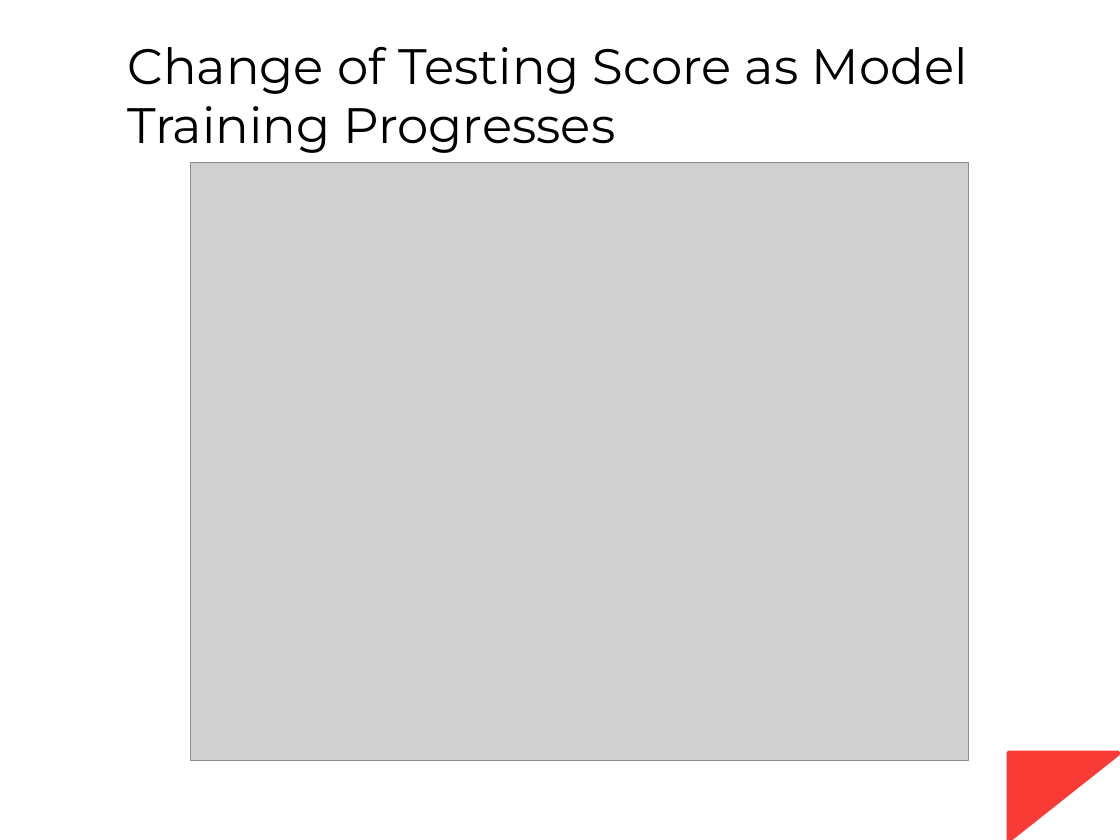
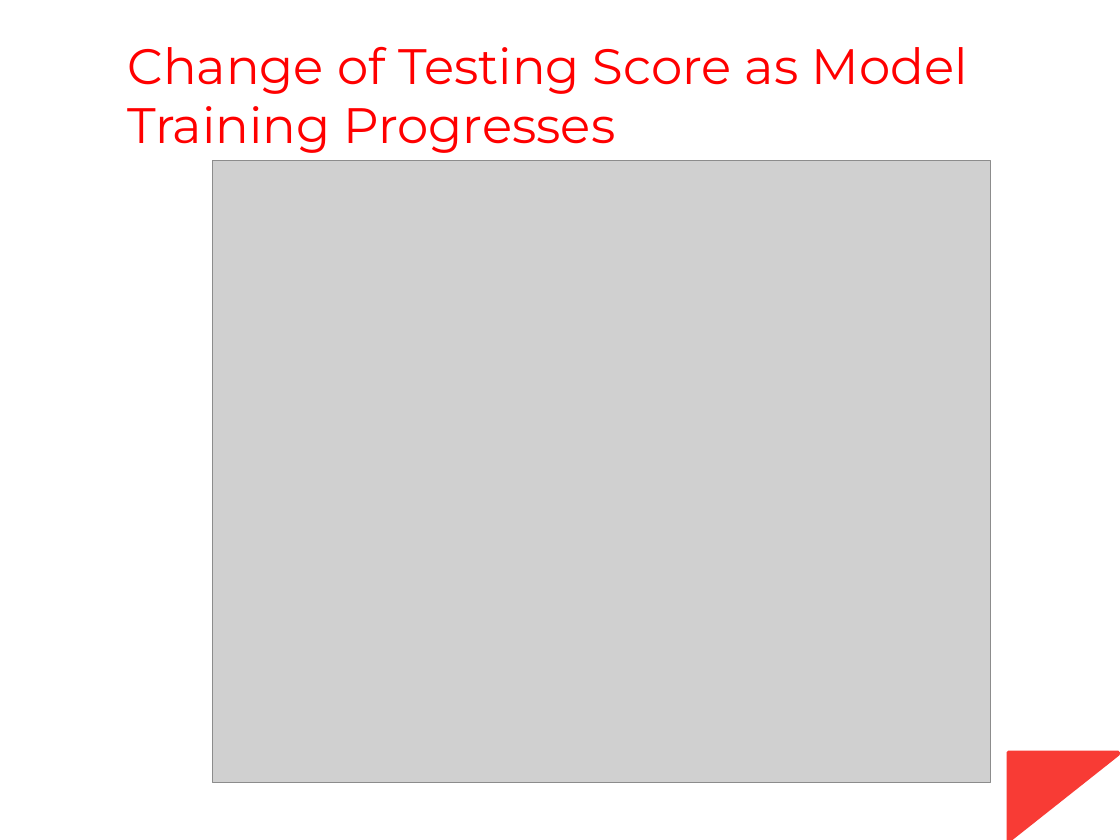
Before and after one commit to antdro/predictor, a slide deck: slide 12 of demo.pptx. Drawn at 1120x840 pixels with LibreOffice and Linux fonts; fonts in the diff are those of the drawing; grey boxes stand for pictures. Boxes give left, top, right and bottom in pixels: in the first picture for what was removed or moved away, otherwise in the second. Text is boxed around its words. In the diff, an @@ line names an element or a change of style, - is before the commit and + after.

```diff
--- a/demo.pptx
+++ b/demo.pptx
@@ text "Change of Testing Score as ..." at (x1=127, y1=46, x2=968, y2=153): text colour #000000 to #FF0000 @@
@@ picture resized from (x1=190, y1=162, x2=968, y2=760) to (x1=213, y1=161, x2=990, y2=784) @@
```
Also in this commit, not shown: 6 other slides changed.
